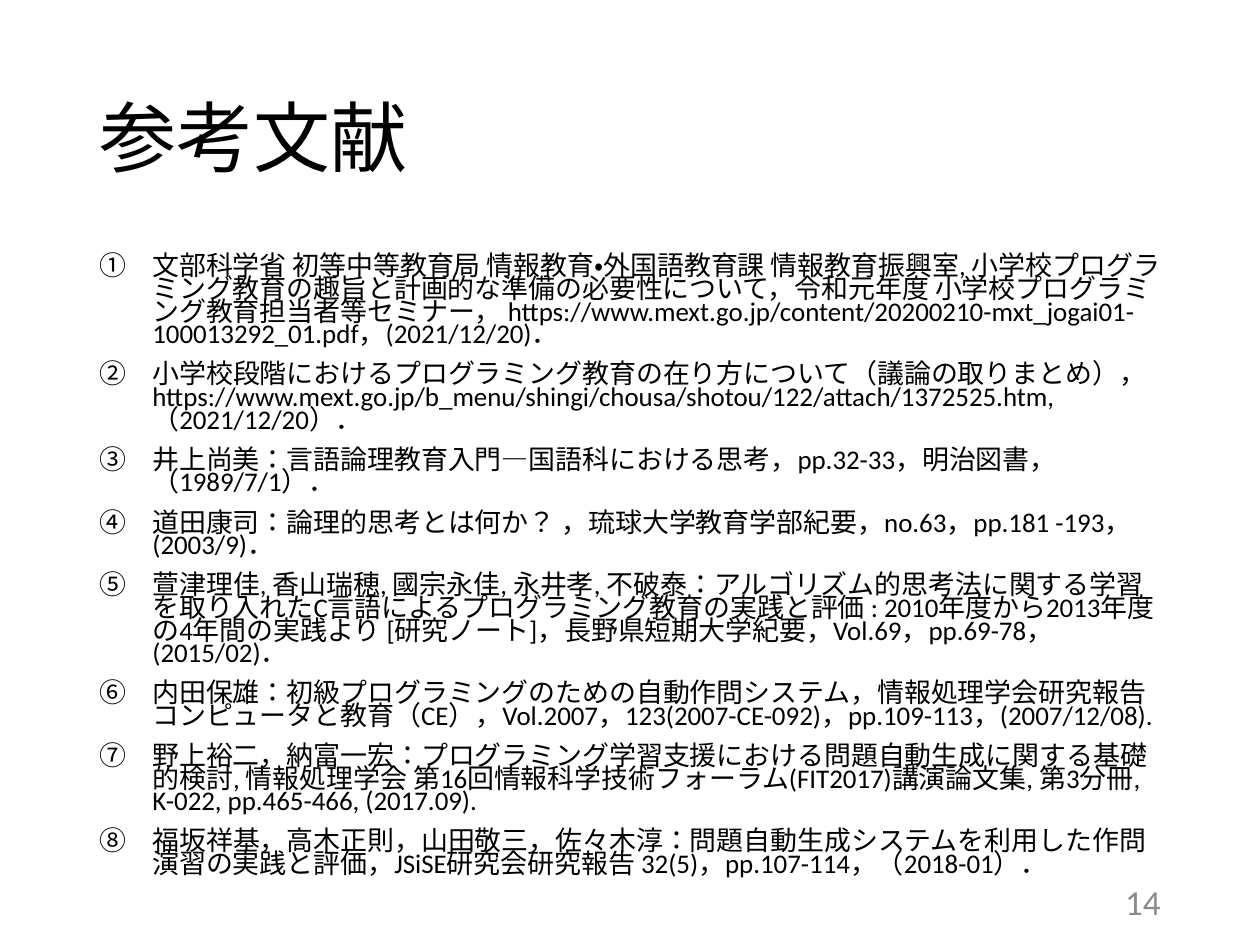
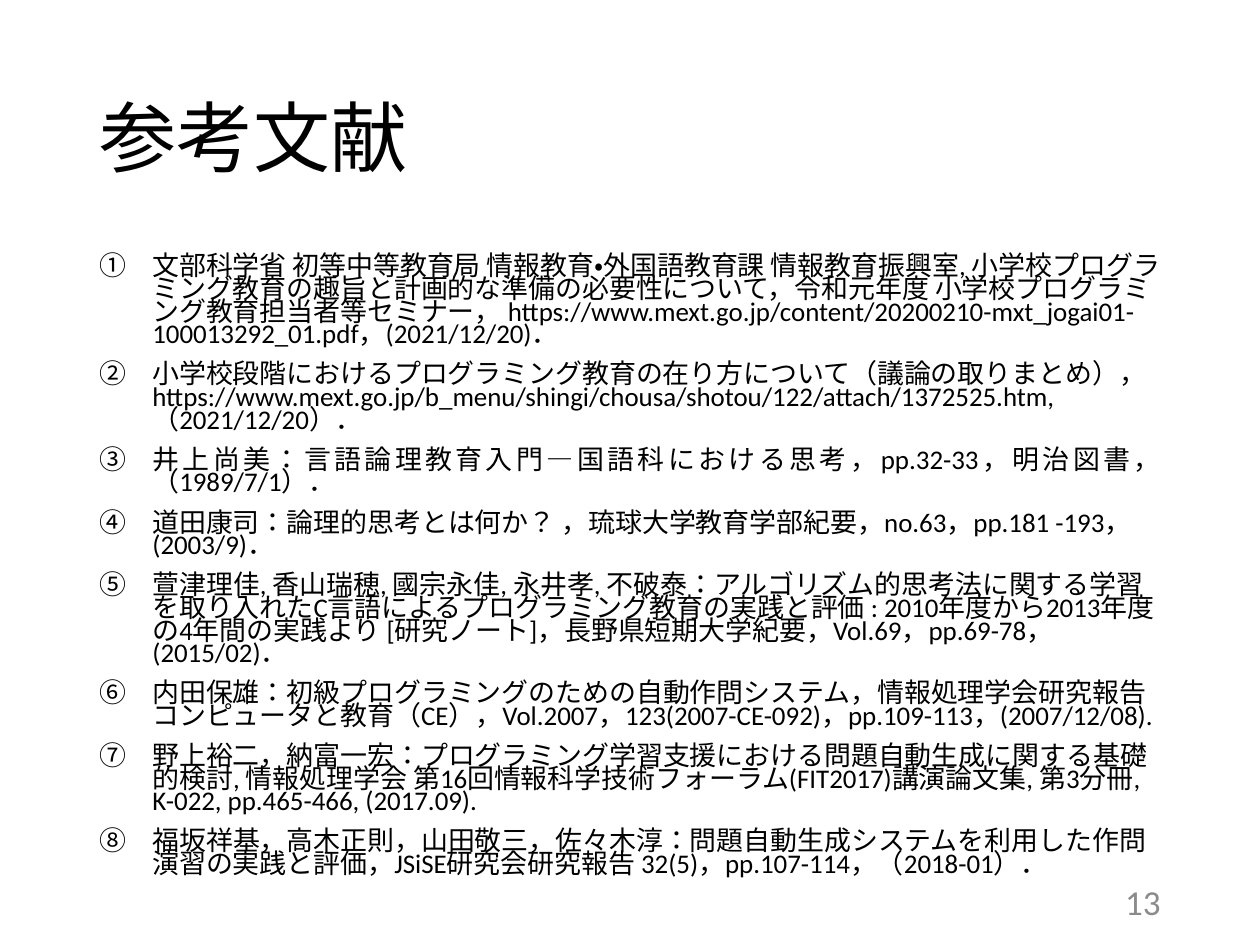
Before and after one commit to kait-takanolab/1821121-shimaoka-thesis, a slide deck: slide 13 of 1821121_shimaoka_thesis.pptx (slide 14 before the commit). Drawn at 1260x945 pixels with LibreOffice and Linux fonts; fonts in the diff are those of the drawing. Boxes give left, top, right and bottom in pixels: in the first picture for what was removed or moved away, otherwise in the second. Text is boxed around its words. In the diff, an @@ line names an element or a change of style, - is before the commit and + after.

```diff
--- a/1821121_shimaoka_thesis.pptx
+++ b/1821121_shimaoka_thesis.pptx
@@ text at (x1=152, y1=446, x2=1130, y2=494): alignment left to justified @@
@@ page number at (x1=1125, y1=892, x2=1160, y2=915): text changed @@
-14
+13
```
Also in this commit, not shown: 12 other slides changed, 1 slide removed, 2 other files.
